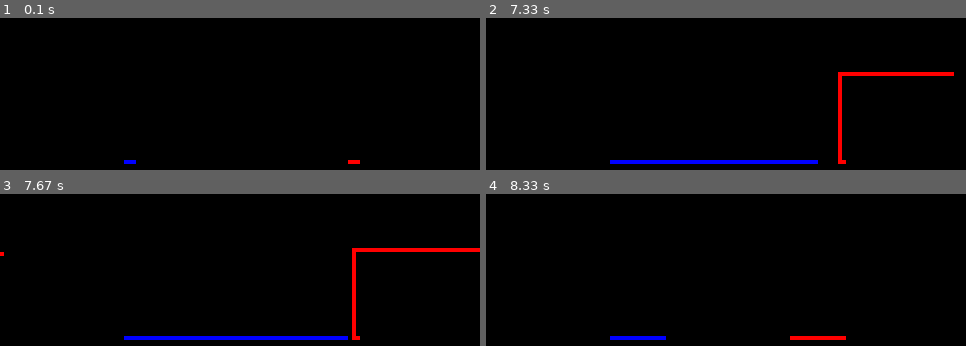
Above: before the commit, frames 1-4 (two rows, left to right).
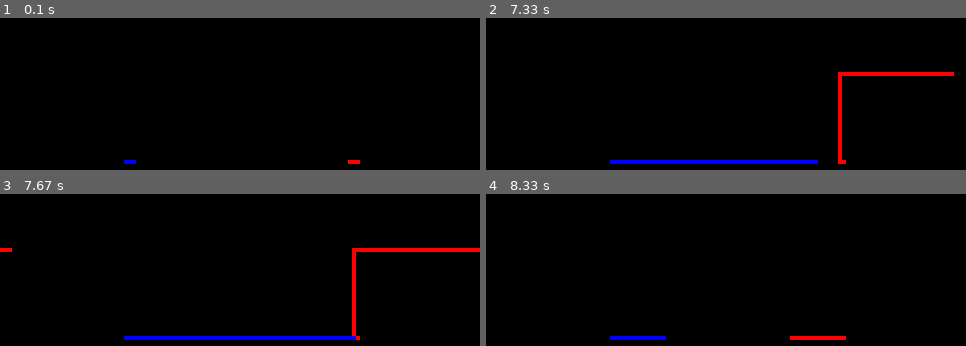
Above: after the commit, the same moments.

Repository: Marko0513/PyGame
Game: pygame game, started from tron.py
Two runs of this game, one before a commit and one after it. Both use one fixed random seed, a clock stepped at 60 frames per second and the inputs below. The source is Python 2; it was converted automatically to run under Python 3.
Inputs:
- Up to frame 1 (0.1 s): no input
- Up to frame 2 (7.33 s): hold R 0.33-0.87 s; hold Left 0.33-0.87 s; hold R 2.47-2.93 s; hold Up 2.47-2.93 s; hold Right 3.47-4.1 s; tap R at 4.53 s; hold R 5.87-6.17 s; hold Up 5.87-6.17 s; hold Right 6.53-7 s; hold Left from 7.03 s (still down)
- Up to frame 3 (7.67 s): release Left at 7.57 s
- Up to frame 4 (8.33 s): tap R at 7.93 s

Frames 1-2 are identical in both runs. In frame 3, 0.1% of the frame differs, in the area x 0-75%, y 35-97%; in frame 4, nothing differs.

Commit message:
Add tron client/server solution.

Diff:
--- a/tron.py
+++ b/tron.py
@@ -60,15 +60,29 @@
 
 def move(player):
     curr = player['position']
-    next = curr + player['direction']
-    if next < 0 or next >= (tiles ** 2):
-        player['dead'] = True
-    elif abs((next % tiles) - (curr % tiles)) > 1:
-        player['dead'] = True
-    elif board[next] != black:
+
+    curr_x = curr % tiles
+    curr_y = curr / tiles
+
+    if player['direction'] == left:
+        curr_x -= 1
+    elif player['direction'] == right:
+        curr_x += 1
+    elif player['direction'] == up:
+        curr_y -= 1
+    elif player['direction'] == down:
+        curr_y += 1
+
+    curr_x %= tiles
+    curr_y %= tiles
+
+    next = curr_x + tiles * curr_y
+
+    if board[next] != black:
         player['dead'] = True
     else:
         board[next] = player['color']
+
     player['position'] = next
 
 def draw_rect(player):
--- /dev/null
+++ b/tron_client.py
@@ -0,0 +1,130 @@
+"""
+Tron Client
+
+Written by Grant Jenks
+http://www.grantjenks.com/
+
+Copyright (c) 2013 Grant Jenks
+
+Permission is hereby granted, free of charge, to any person obtaining a copy
+of this software and associated documentation files (the "Software"), to
+deal in the Software without restriction, including without limitation the
+rights to use, copy, modify, merge, publish, distribute, sublicense, and/or
+sell copies of the Software, and to permit persons to whom the Software is
+furnished to do so, subject to the following conditions:
+
+The above copyright notice and this permission notice shall be included in
+all copies or substantial portions of the Software.
+
+THE SOFTWARE IS PROVIDED "AS IS", WITHOUT WARRANTY OF ANY KIND, EXPRESS OR
+IMPLIED, INCLUDING BUT NOT LIMITED TO THE WARRANTIES OF MERCHANTABILITY,
+FITNESS FOR A PARTICULAR PURPOSE AND NONINFRINGEMENT. IN NO EVENT SHALL THE
+AUTHORS OR COPYRIGHT HOLDERS BE LIABLE FOR ANY CLAIM, DAMAGES OR OTHER
+LIABILITY, WHETHER IN AN ACTION OF CONTRACT, TORT OR OTHERWISE, ARISING
+FROM, OUT OF OR IN CONNECTION WITH THE SOFTWARE OR THE USE OR OTHER DEALINGS
+IN THE SOFTWARE.
+"""
+
+import asynchat, asyncore, pygame, Queue, socket, sys, threading
+from pygame.locals import *
+
+# Networking handler.
+
+class TronClient(asynchat.async_chat):
+
+    def __init__(self, host, port):
+        asynchat.async_chat.__init__(self)
+        self.create_socket(socket.AF_INET, socket.SOCK_STREAM)
+        self.connect((host, port))
+
+        self.set_terminator('\n')
+        self.buffer = []
+
+    def collect_incoming_data(self, data):
+        self.buffer.append(data)
+
+    def found_terminator(self):
+        msg = ''.join(self.buffer)
+        if msg == '0':
+            restart()
+        elif msg.startswith('1 '):
+            data = map(int, msg.split(' '))
+            queue.put(data)
+        self.buffer = []
+
+# Initialize communication queue.
+
+queue = Queue.Queue()
+
+# Initialize pygame.
+
+black = (0, 0, 0)
+tiles, width = 120, 4
+dirs = (up, right, down, left) = (-tiles, 1, tiles, -1)
+
+pygame.init()
+
+clock = pygame.time.Clock()
+screen = pygame.display.set_mode((tiles * width, tiles * width))
+
+# Setup connection.
+
+if len(sys.argv) > 1:
+    ip_addr = sys.argv[1]
+else:
+    ip_addr = socket.gethostbyname(socket.gethostname())
+print 'Connecting to', ip_addr, 8080
+client = TronClient(ip_addr, 8080)
+
+# Start listening to the server.
+
+comm = threading.Thread(target=asyncore.loop)
+comm.daemon = True
+comm.start()
+
+# Drawing functions.
+
+def restart():
+    screen.fill(black)
+    pygame.display.flip()
+
+# Game loop.
+
+direction = left
+
+while True:
+    clock.tick(36)
+    event = pygame.event.poll()
+
+    if event.type == pygame.QUIT:
+        pygame.quit()
+        sys.exit()
+    elif event.type == KEYDOWN:
+        if event.key == K_UP and direction != down:
+            direction = up
+            client.send('{0}\n'.format(dirs.index(direction)))
+        elif event.key == K_RIGHT and direction != left:
+            direction = right
+            client.send('{0}\n'.format(dirs.index(direction)))
+        elif event.key == K_DOWN and direction != up:
+            direction = down
+            client.send('{0}\n'.format(dirs.index(direction)))
+        elif event.key == K_LEFT and direction != right:
+            direction = left
+            client.send('{0}\n'.format(dirs.index(direction)))
+        if event.key == K_r:
+            client.send('4\n')
+            restart()
+            queue = Queue.Queue()
+        elif event.key == K_q:
+            pygame.event.post(pygame.event.Event(QUIT))
+
+    while True:
+        try:
+            data = queue.get(False)
+            direction = data[2]
+            rect = ((4 * (data[1] % tiles)), (4 * (data[1] / tiles)), 4, 4)
+            pygame.draw.rect(screen, data[-3:], rect)
+            pygame.display.update(rect)
+        except Queue.Empty:
+            break
--- /dev/null
+++ b/tron_server.py
@@ -0,0 +1,181 @@
+"""
+Tron Server
+
+Written by Grant Jenks
+http://www.grantjenks.com/
+
+Copyright (c) 2013 Grant Jenks
+
+Permission is hereby granted, free of charge, to any person obtaining a copy
+of this software and associated documentation files (the "Software"), to
+deal in the Software without restriction, including without limitation the
+rights to use, copy, modify, merge, publish, distribute, sublicense, and/or
+sell copies of the Software, and to permit persons to whom the Software is
+furnished to do so, subject to the following conditions:
+
+The above copyright notice and this permission notice shall be included in
+all copies or substantial portions of the Software.
+
+THE SOFTWARE IS PROVIDED "AS IS", WITHOUT WARRANTY OF ANY KIND, EXPRESS OR
+IMPLIED, INCLUDING BUT NOT LIMITED TO THE WARRANTIES OF MERCHANTABILITY,
+FITNESS FOR A PARTICULAR PURPOSE AND NONINFRINGEMENT. IN NO EVENT SHALL THE
+AUTHORS OR COPYRIGHT HOLDERS BE LIABLE FOR ANY CLAIM, DAMAGES OR OTHER
+LIABILITY, WHETHER IN AN ACTION OF CONTRACT, TORT OR OTHERWISE, ARISING
+FROM, OUT OF OR IN CONNECTION WITH THE SOFTWARE OR THE USE OR OTHER DEALINGS
+IN THE SOFTWARE.
+"""
+
+import asynchat, asyncore, random, socket, threading, time
+
+# Handler management.
+
+handno = 0
+handlers = {}
+
+# Tron game globals.
+
+tiles, width = 120, 4
+dirs = (up, right, down, left) = (-tiles, 1, tiles, -1)
+black = (0, 0, 0)
+board = [black] * (tiles * tiles)
+
+# Handler and server for Tron.
+
+class TronHandler(asynchat.async_chat):
+    def __init__(self, sock):
+        global handno
+
+        asynchat.async_chat.__init__(self, sock=sock)
+
+        self.set_terminator('\n')
+        self.buffer = []
+
+        self.color = tuple(int(random.random() * 255) for rpt in xrange(3))
+        self.init_player()
+
+        self.handno = handno
+        handlers[self.handno] = self
+        handno += 1
+
+    def init_player(self):
+        self.direction = random.choice(dirs)
+        self.position = int(random.random() * tiles * tiles)
+        self.dead = False
+
+    def handle_close(self):
+        try:
+            del handlers[self.handno]
+        except KeyError:
+            pass
+        asynchat.async_chat.handle_close(self)
+
+    def collect_incoming_data(self, data):
+        self.buffer.append(data)
+
+    def found_terminator(self):
+        global board
+
+        cmd = int(''.join(self.buffer))
+
+        if cmd < 4:
+            self.direction = dirs[cmd]
+        elif cmd == 4:
+            board = [black] * (tiles * tiles)
+            for handler in handlers.values():
+                try:
+                    handler.init_player()
+                    handler.send('0\n')
+                except:
+                    pass
+
+        self.buffer = []
+
+class TronServer(asyncore.dispatcher):
+    def __init__(self, host, port):
+        asyncore.dispatcher.__init__(self)
+        self.create_socket(socket.AF_INET, socket.SOCK_STREAM)
+        self.bind((host, port))
+        self.listen(5)
+
+    def handle_accept(self):
+        pair = self.accept()
+        if pair is not None:
+            sock, addr = pair
+            print 'Incoming connection from %s' % repr(addr)
+            handler = TronHandler(sock)
+
+# Connect server.
+
+ip_addr = socket.gethostbyname(socket.gethostname())
+print 'Listening at', ip_addr, 8080
+server = TronServer(ip_addr, 8080)
+
+# Launch server in separate thread.
+
+comm = threading.Thread(target=asyncore.loop)
+comm.daemon = True
+comm.start()
+
+# Game Logic.
+
+def move(player):
+    global board
+    curr = player.position
+
+    curr_x = curr % tiles
+    curr_y = curr / tiles
+
+    if player.direction == left:
+        curr_x -= 1
+    elif player.direction == right:
+        curr_x += 1
+    elif player.direction == up:
+        curr_y -= 1
+    elif player.direction == down:
+        curr_y += 1
+
+    curr_x %= tiles
+    curr_y %= tiles
+
+    next = curr_x + tiles * curr_y
+
+    if board[next] != black:
+        # player.dead = True
+        pass
+    else:
+        board[next] = player.color
+
+    player.position = next
+
+# Game loop.
+
+while True:
+    # Try to show 36 frames per second.
+
+    time.sleep(1.0/36)
+
+    if any(handler.dead for handler in handlers.values()):
+        continue
+
+    # Move all the players.
+
+    for player in handlers.values():
+        move(player)
+
+    # Create the message that updates every player's position.
+
+    msgs = []
+    for player in handlers.values():
+        data = (1, player.position, player.direction) + player.color
+        msgs.append(' '.join(map(str, data)))
+
+    msgs.append('')
+    msg = '\n'.join(msgs)
+
+    # Communicate new player positions.
+
+    for handler in handlers.values():
+        try:
+            handler.send(msg)
+        except:
+            pass
